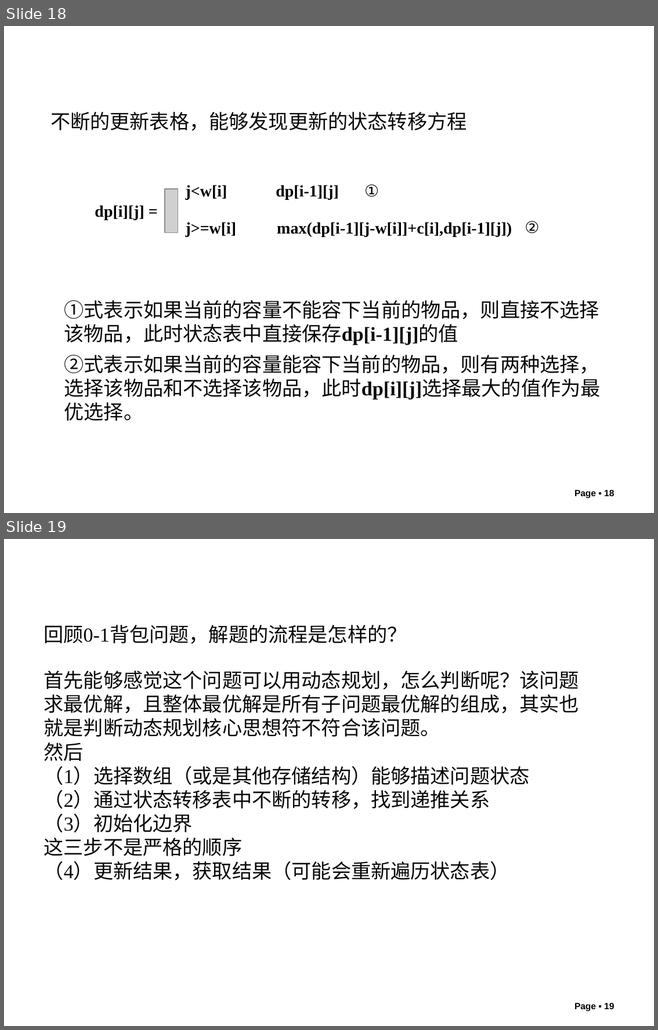
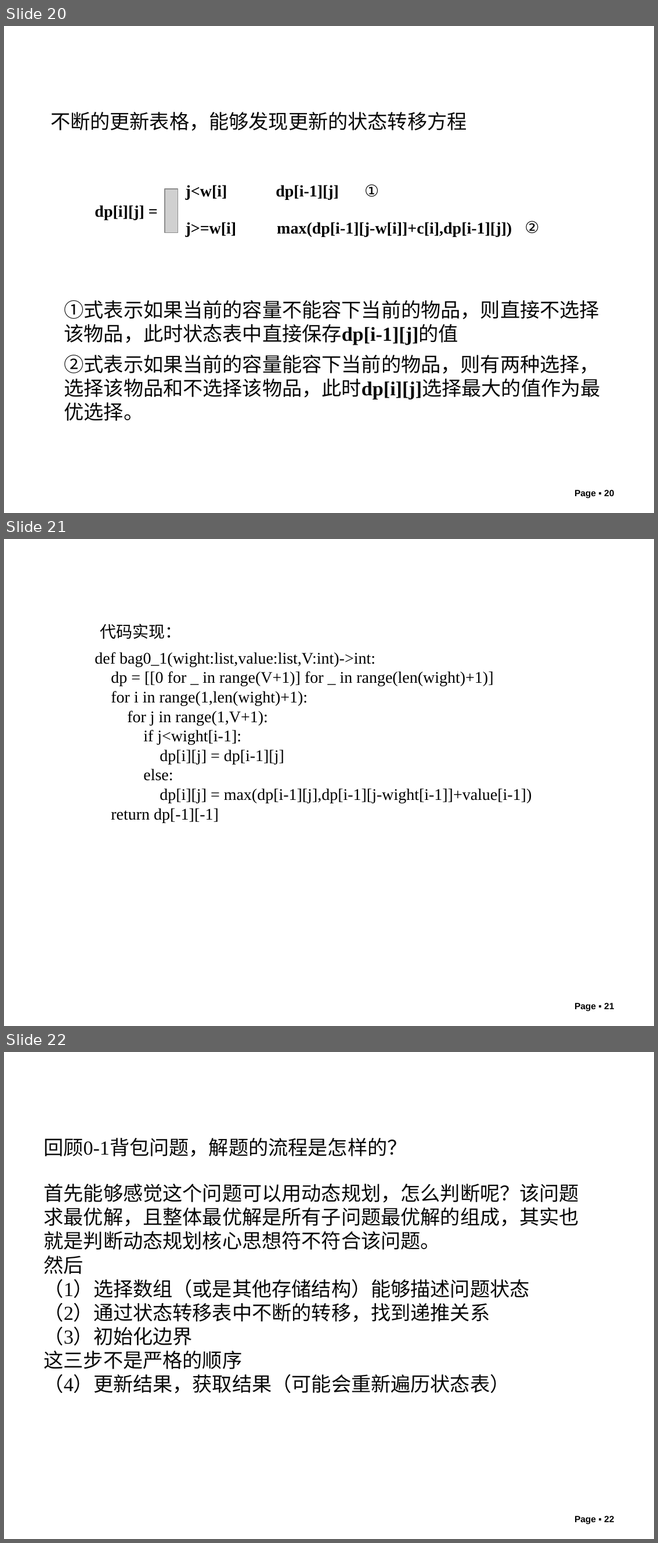
Before and after one commit to liutongling/DP, a slide deck: file/第5章 动态规划法.pptx. Shown one above the other, each under a label of ours: slides 18 and 19 before the commit, slides 20, 21 and 22 after it. The pictures are 658x1030 and 658x1543 pixels, drawn with LibreOffice and Linux fonts; fonts in the diff are those of the drawing; grey boxes stand for pictures; background and template pictures are left out. Boxes give left, top, right and bottom in pixels: in the first picture for what was removed or moved away, otherwise in the second. Text is boxed around its words. In the diff, an @@ line names an element or a change of style, - is before the commit and + after.

```diff
--- a/file/第5章 动态规划法.pptx
+++ b/file/第5章 动态规划法.pptx
@@ slide 21 added at bbox=[4, 539, 654, 1026], background #FFFFFF @@
@@ text added at bbox=[100, 624, 181, 639], 18 pt, text #000000 @@
+代码实现：
@@ text added at bbox=[94, 652, 532, 823], 18 pt, text #000000 @@
+def bag0_1(wight:list,value:list,V:int)->int:
+dp = [[0 for _ in range(V+1)] for _ in range(len(wight)+1)]
+for i in range(1,len(wight)+1):
+for j in range(1,V+1):
+if j<wight[i-1]:
+dp[i][j] = dp[i-1][j]
+else:
+dp[i][j] = max(dp[i-1][j],dp[i-1][j-wight[i-1]]+value[i-1])
+return dp[-1][-1]
@@ page number added at bbox=[574, 1003, 614, 1012], 10 pt, text #000000, bold @@
+Page ▪ 21
@@ what was slide 18 is now slide 20 @@
@@ page number at bbox=[574, 490, 614, 499]: text changed @@
-Page ▪ 18
+Page ▪ 20
@@ what was slide 19 is now slide 22 @@
@@ page number at bbox=[574, 1516, 614, 1525]: text changed @@
-Page ▪ 19
+Page ▪ 22
```
Also in this commit, not shown: 1 slide changed, 4 other slides added, 2 other files.
